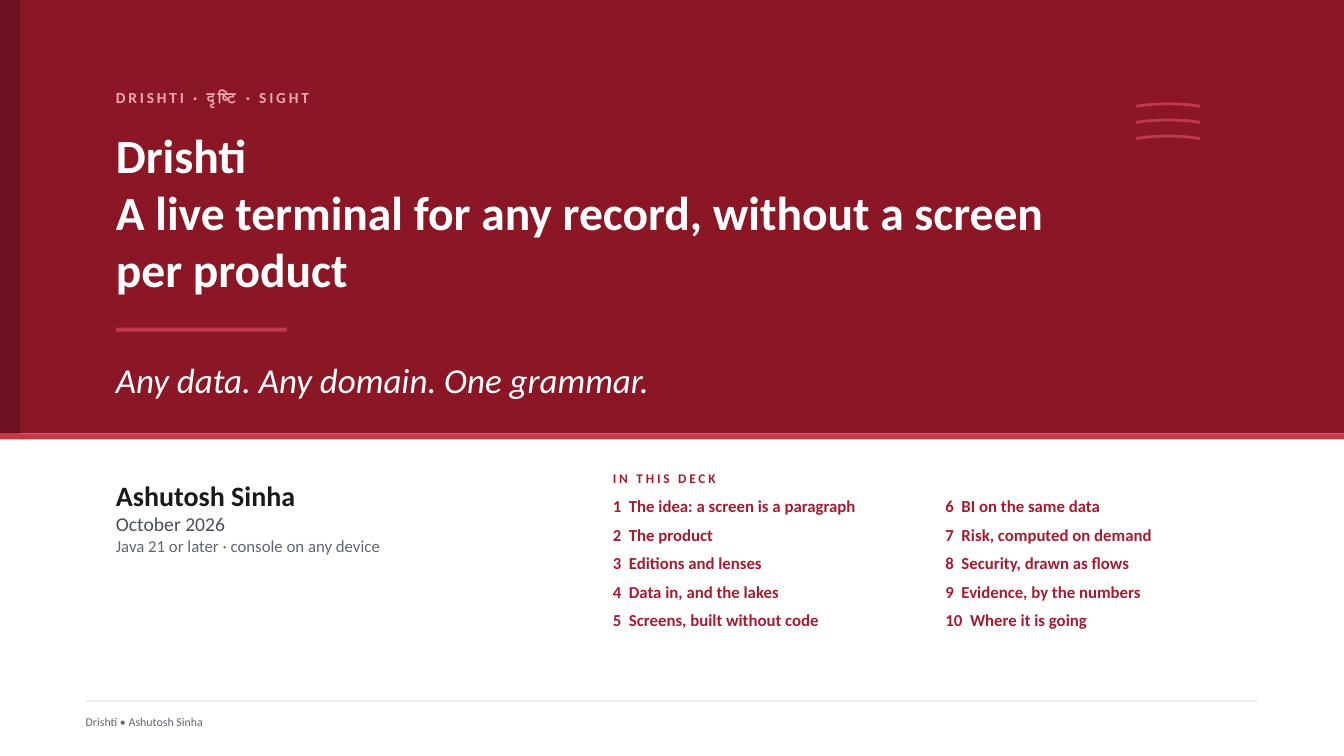
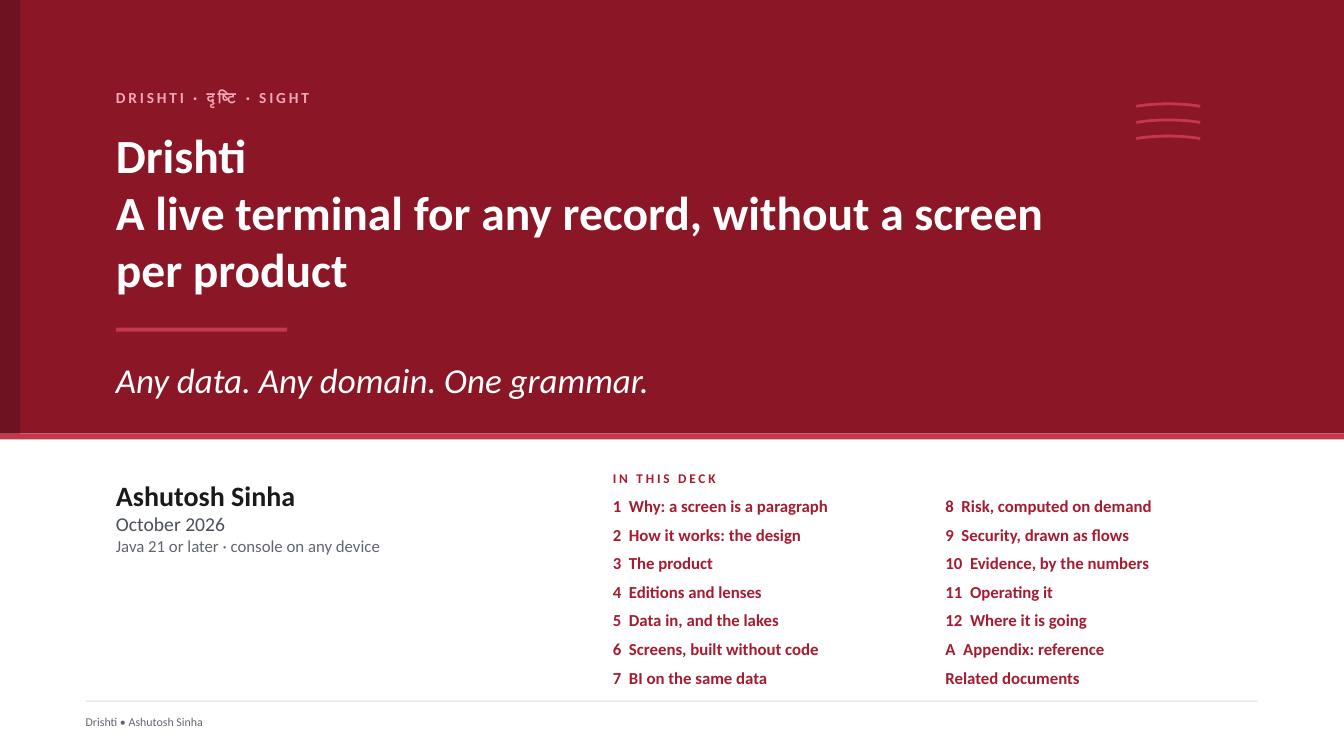
Before and after one commit to ajsinha/drishti, a slide deck: slide 1 of docs/publications/Drishti-Design-and-Evidence.pptx. Drawn at 1344x756 pixels with LibreOffice and Linux fonts; fonts in the diff are those of the drawing. Boxes give left, top, right and bottom in pixels: in the first picture for what was removed or moved away, otherwise in the second. Text is boxed around its words. In the diff, an @@ line names an element or a change of style, - is before the commit and + after.

Commit message:
Decks reorganised: one shape for every deck, the two AWS decks merged into Drishti-on-AWS, the VaR deck with the Market and World editions and one roadmap, every estimate footnoted with its derivation (figures corrected: shard owner 128 GB RAM and a 36 GB heap, 330-650 req/s); EXPOSURE_GUIDE 27.3's seven-year path storage is about 130 TB

```diff
--- a/docs/publications/Drishti-Design-and-Evidence.pptx
+++ b/docs/publications/Drishti-Design-and-Evidence.pptx
@@ text at box(613, 500, 828, 684): text changed @@
-1 The idea: a screen is a paragraph
-2 The product
-3 Editions and lenses
-4 Data in, and the lakes
-5 Screens, built without code
+1 Why: a screen is a paragraph
+2 How it works: the design
+3 The product
+4 Editions and lenses
+5 Data in, and the lakes
+6 Screens, built without code
+7 BI on the same data
@@ text at box(945, 500, 1151, 658): text changed @@
-6 BI on the same data
-7 Risk, computed on demand
-8 Security, drawn as flows
-9 Evidence, by the numbers
-10 Where it is going
+8 Risk, computed on demand
+9 Security, drawn as flows
+10 Evidence, by the numbers
+11 Operating it
+12 Where it is going
+A Appendix: reference
+Related documents
```
Also in this commit, not shown: 14 other slides changed, 4 slides added, 13 other files.
